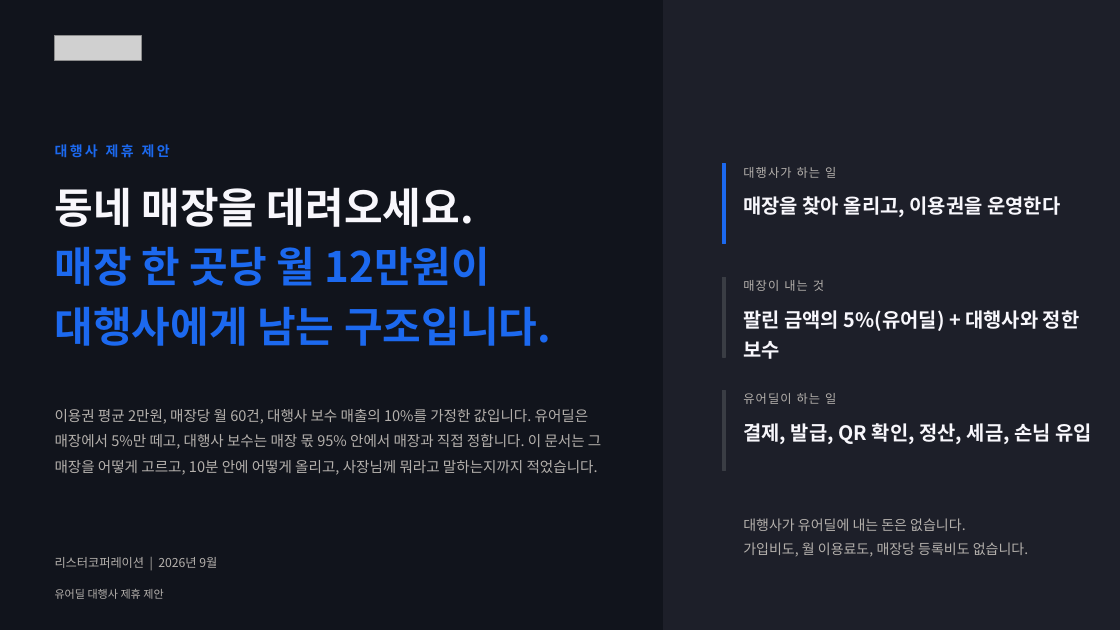
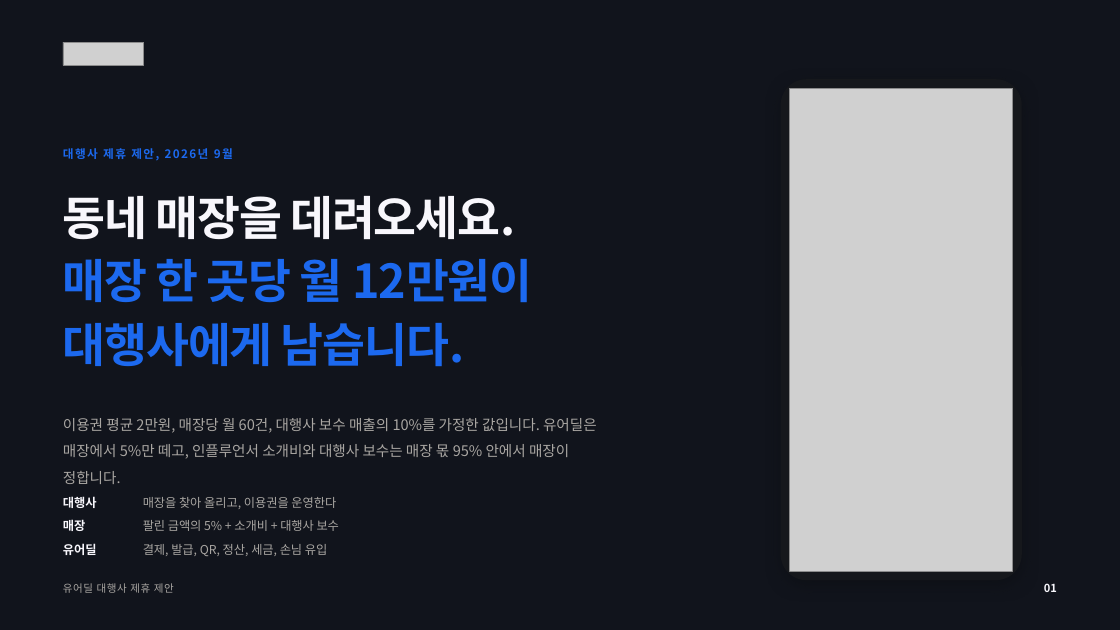
Before and after one commit to tobe2111/ur-live, a slide deck: slide 1 of docs/business/proposals/urdeal-agency-proposal.pptx. Drawn at 1120x630 pixels with LibreOffice and Linux fonts; fonts in the diff are those of the drawing; grey boxes stand for pictures. Boxes give left, top, right and bottom in pixels: in the first picture for what was removed or moved away, otherwise in the second. Text is boxed around its words. In the diff, an @@ line names an element or a change of style, - is before the commit and + after.

```diff
--- a/docs/business/proposals/urdeal-agency-proposal.pptx
+++ b/docs/business/proposals/urdeal-agency-proposal.pptx
@@ rectangle removed at <box>664,0,1120,630</box> @@
@@ picture: place and size @@
-picture at <box>55,35,141,60</box>
+picture at <box>63,42,144,66</box>
@@ rounded rectangle added at <box>781,80,1022,580</box>, fill #16181C, outline #16181C 1 pt @@
@@ picture added at <box>790,88,1013,571</box> @@
@@ text at <box>63,148,233,161</box>: text changed; size 12 to 10 pt @@
-대행사 제휴 제안
+대행사 제휴 제안, 2026년 9월
@@ rectangle removed at <box>723,164,726,244</box> @@
@@ text at <box>63,196,532,303</box>: size 36 to 40 pt, letter spacing 0 to -1 pt in "동네 매장을 데려오세요.", "매장 한 곳당 월 12만원이"; line spacing 1.18 to 1.14 @@
@@ text "동네 매장을 데려오세요.": place and size @@
-text "동네 매장을 데려오세요." at <box>55,187,551,346</box>
+text "동네 매장을 데려오세요." at <box>63,196,532,367</box>
@@ rectangle removed at <box>723,277,726,357</box> @@
@@ text removed at <box>743,280,824,291</box> @@
-매장이 내는 것
@@ text at <box>63,323,464,367</box>: text changed; size 36 to 40 pt @@
-대행사에게 남는 구조입니다.
+대행사에게 남습니다.
@@ text at <box>63,418,597,484</box>: text changed; text colour #B4B0AC to #A9A6A2 @@
-이용권 평균 2만원, 매장당 월 60건, 대행사 보수 매출의 10%를 가정한 값입니다. 유어딜은 매장에서 5%만 떼고, 대행사 보수는 매장 몫 95% 안에서 매장과 직접 정합니다. 이 문서는 그 매장을 어떻게 고르고, 10분 안에 어떻게 올리고, 사장님께 뭐라고 말하는지까지 적었습니다.
+이용권 평균 2만원, 매장당 월 60건, 대행사 보수 매출의 10%를 가정한 값입니다. 유어딜은 매장에서 5%만 떼고, 인플루언서 소개비와 대행사 보수는 매장 몫 95% 안에서 매장이 정합니다.
@@ rectangle removed at <box>723,391,726,471</box> @@
@@ text at <box>63,496,97,508</box>: text changed; text colour #B4B0AC to #F8F7FC; bold on @@
-대행사가 하는 일
+대행사
@@ text "매장을 찾아 올리고, 이용권을 운영한다": place and size @@
-text "매장을 찾아 올리고, 이용권을 운영한다" at <box>743,196,1060,217</box>
+text "매장을 찾아 올리고, 이용권을 운영한다" at <box>143,497,336,509</box>
@@ text "매장을 찾아 올리고, 이용권을 운영한다" at <box>143,497,336,509</box>: size 17 to 10.5 pt, text colour #F8F7FC to #A9A6A2, bold off; line spacing 1.25 to 1; vertical alignment top to middle @@
@@ text added at <box>63,519,85,531</box>, 10.5 pt, text #F8F7FC, bold @@
+매장
@@ text "결제, 발급, QR, 정산, 세금, ..." at <box>143,544,327,556</box>: vertical alignment top to middle @@
@@ text "팔린 금액의 5% + 소개비 ..." at <box>143,520,339,531</box>: vertical alignment top to middle @@
@@ text at <box>143,520,339,531</box>: text changed; size 17 to 10.5 pt; text colour #F8F7FC to #A9A6A2; bold off @@
-팔린 금액의 5%(유어딜) + 대행사와 정한 보수
+팔린 금액의 5% + 소개비 + 대행사 보수
@@ text removed at <box>743,518,1029,557</box> @@
-대행사가 유어딜에 내는 돈은 없습니다.
-가입비도, 월 이용료도, 매장당 등록비도 없습니다.
@@ text removed at <box>55,557,217,568</box> @@
-리스터코퍼레이션 | 2026년 9월
@@ text at <box>63,543,97,555</box>: text changed; text colour #B4B0AC to #F8F7FC; bold on @@
-유어딜이 하는 일
+유어딜
@@ text at <box>143,544,327,556</box>: text changed; size 17 to 10.5 pt; text colour #F8F7FC to #A9A6A2; bold off @@
-결제, 발급, QR 확인, 정산, 세금, 손님 유입
+결제, 발급, QR, 정산, 세금, 손님 유입
@@ text "유어딜 대행사 제휴 제안": place and size @@
-text "유어딜 대행사 제휴 제안" at <box>55,589,163,599</box>
+text "유어딜 대행사 제휴 제안" at <box>63,583,174,593</box>
@@ text "유어딜 대행사 제휴 제안" at <box>63,583,174,593</box>: size 9.5 to 9 pt, text colour #B4B0AC to #A9A6A2, letter spacing 0 to 0.5 pt @@
@@ text added at <box>1044,583,1057,592</box>, 9.5 pt, text #F8F7FC, bold @@
+01
```
Also in this commit, not shown: 15 other slides changed, 8 other files.
